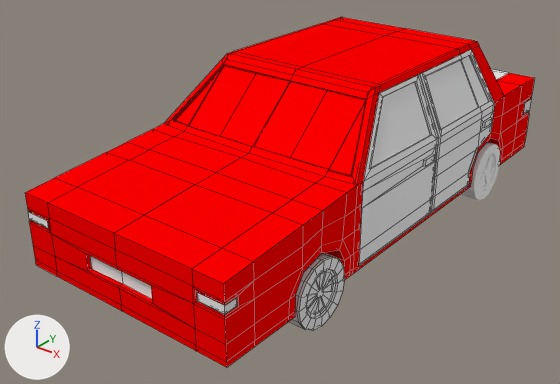
Two versions of the Blender file production/assets/models/car/car_rig.blend, one commit apart.
The view is the same before and after, from a camera (50 mm lens) standing at (6.1, -8.79, 5.55) and looking at (-0.25, -0.85, 0.63). Every picture has the same lights, and +X, +Y and +Z are marked at lower left. Mesh edges are drawn as thin lines on the coarser meshes.

In view in the first picture: 'car', 'door_BL', 'door_FL', 'wheel_BL', 'wheel_FL'.
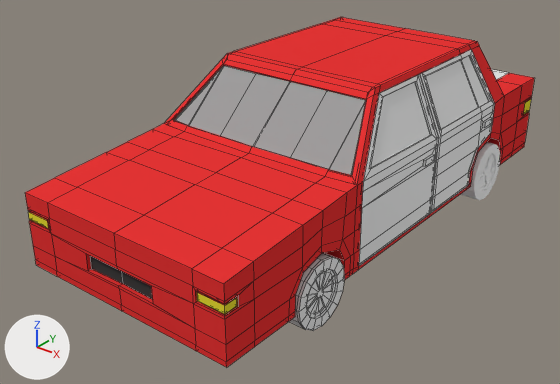
Location of each change, (x1, y1, x2, y2) in pixels of the pictures (560 x 384 px):
part 1 of me_cube, recoloured: (25, 17, 534, 367) in both
part 2 of me_cube, recoloured (red to grey): (174, 65, 366, 175) in both
part 3 of me_cube, recoloured (grey to black): (90, 256, 152, 299) in both
part 4 of me_cube, recoloured (grey to yellow): (28, 99, 531, 314) in both

The change, as a list of edits to the scene's bpy script:
```text
Add mat_car_body:
    mat_car_body = diffuse_material('car_body')
    mat_car_body.base_color = (0.799, 0.0356, 0.0356)  # red #e73535
Add mat_car_windows:
    mat_car_windows = diffuse_material('car_windows')
    mat_car_windows.base_color = (0.35, 0.35, 0.35)  # grey #a0a0a0
Add mat_car_license_plates:
    mat_car_license_plates = diffuse_material('car_license_plates')
    mat_car_license_plates.base_color = (0.05, 0.05, 0.05)  # black #3f3f3f
Add mat_car_lights:
    mat_car_lights = diffuse_material('car_lights')
    mat_car_lights.base_color = (0.799, 0.698, 0.0338)  # yellow #e7da34
Change me_cube:
    where me_cube.from_pydata(...)  # 876 vertices, 874 faces, 1 loose edge; spans x -1.63..1.63, y -4.28..3.35, z -0.4..1.7
    used by ob_car; location = (0.0, 0.2, 0.8)
    me_cube part 1: 854 of the faces centred in x -1.63..1.63, y -4.28..3.35, z -0.4..1.7 switch from mat_body (red #ff0000) to mat_car_body (red #e73535)
    me_cube part 2: 4 of the faces centred in x -1.28..1.28, y -1.53..-1.51, z 1.22 switch from mat_body (red #ff0000) to mat_car_windows (grey #a0a0a0)
    me_cube part 3: all 4 faces that had it switch from mat_license_plates (white #e7e7e7) to mat_car_license_plates (black #3f3f3f)
    me_cube part 4: all 8 faces that had it switch from mat_lights (white #e7e7e7) to mat_car_lights (yellow #e7da34)
```
